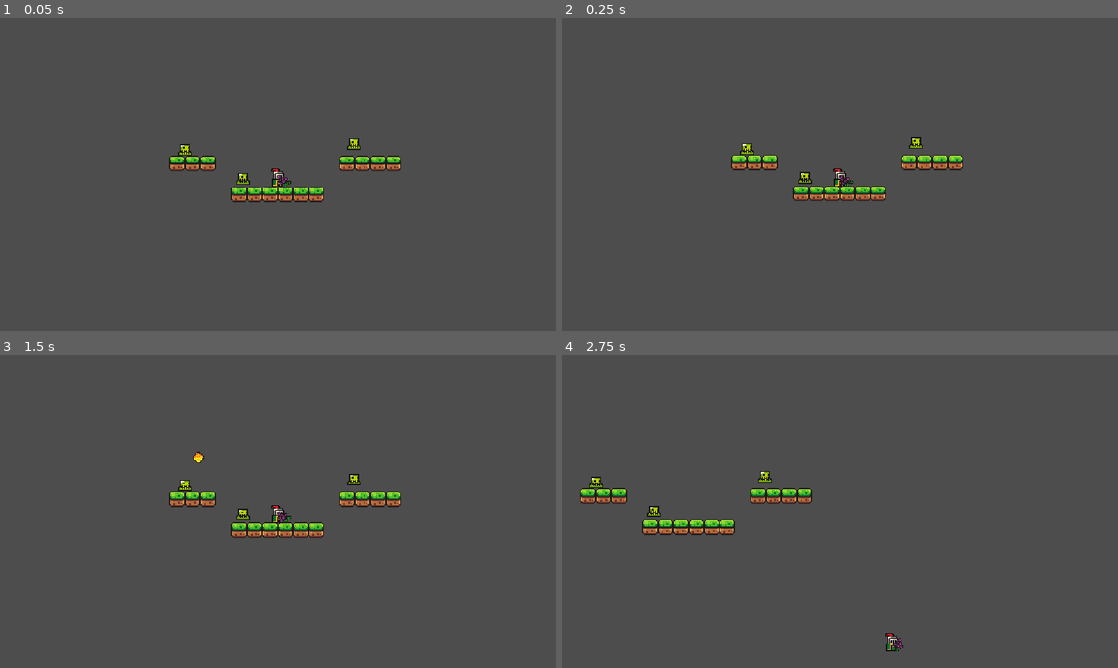
Above: before the commit, frames 1-4 (two rows, left to right).
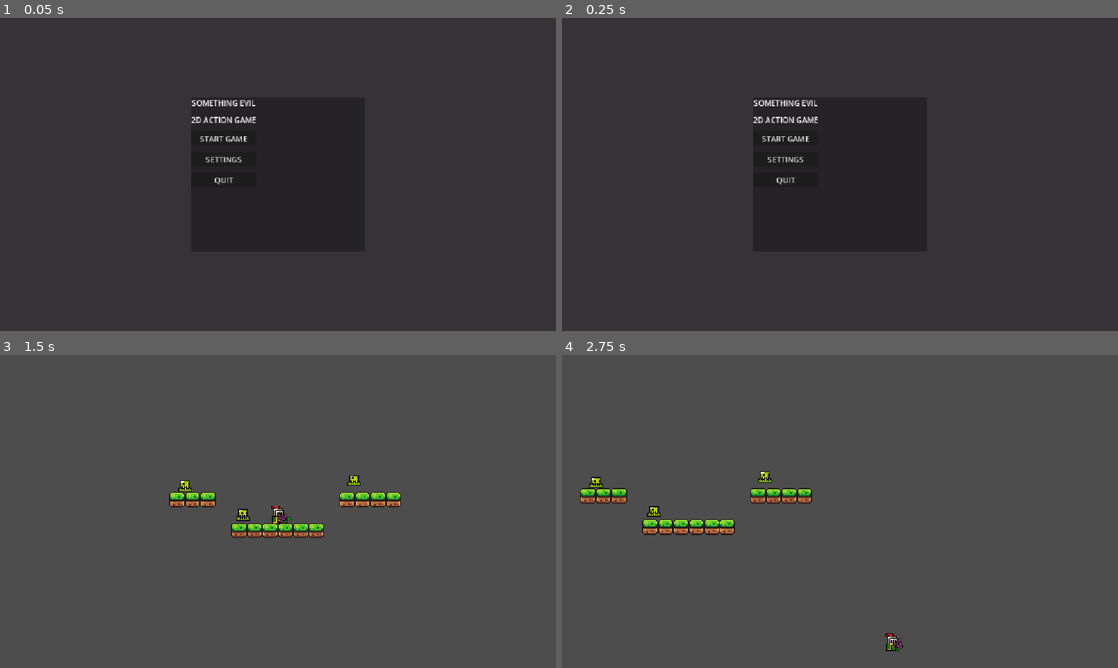
Above: after the commit, the same moments.

Repository: InferiorPosterior/project-something-evil
Game: Godot game, scene res://Scenes/main_menu.tscn
Two runs of this game, one before a commit and one after it. Both use one fixed random seed, a clock stepped at 60 frames per second and the inputs below. Before the commit the project starts from res://Scenes/game.tscn.
Inputs (mouse positions are in pixels of both pictures, inside the frame that each line leads up to):
- Up to frame 1 (0.05 s): no input
- Up to frame 2 (0.25 s): no input
- Up to frame 3 (1.5 s): click (222, 495) at 0.5 s, where only the run after the commit has a clickable "SETTINGS"; click (222, 477) at 1.25 s, where only the run after the commit has a clickable "START GAME"
- Up to frame 4 (2.75 s): move the mouse to (962, 495) at 2.02 s; hold Right (move_right) from 2.03 s (still down); click (962, 495) at 2.1 s; tap Space (jump) at 2.27 s

The runs differ from the first frame. In frame 1, 99% of the frame differs, in the area x 0-100%, y 0-100%; in frame 2, 99%; in frame 3, 1.0%; in frame 4, nothing differs.

Commit message:
success main menu

Diff:
--- /dev/null
+++ b/Scenes/main_menu.tscn
@@ -0,0 +1,61 @@
+[gd_scene format=3 uid="uid://brucys4yioeia"]
+
+[ext_resource type="Script" uid="uid://35yahkwj4c0j" path="res://Scripts/main_menu.gd" id="1_28flt"]
+
+[node name="MainMenu" type="Control" unique_id=346214997]
+layout_mode = 3
+anchors_preset = 15
+anchor_right = 1.0
+anchor_bottom = 1.0
+grow_horizontal = 2
+grow_vertical = 2
+script = ExtResource("1_28flt")
+
+[node name="Background" type="ColorRect" parent="." unique_id=876826875]
+layout_mode = 1
+anchors_preset = 15
+anchor_right = 1.0
+anchor_bottom = 1.0
+grow_horizontal = 2
+grow_vertical = 2
+color = Color(0.21082658, 0.19488497, 0.21082658, 1)
+
+[node name="CenterContainer" type="CenterContainer" parent="." unique_id=422646019]
+layout_mode = 1
+anchors_preset = 15
+anchor_right = 1.0
+anchor_bottom = 1.0
+grow_horizontal = 2
+grow_vertical = 2
+
+[node name="Panel" type="Panel" parent="CenterContainer" unique_id=1121363081]
+custom_minimum_size = Vector2(360, 320)
+layout_mode = 2
+
+[node name="VBoxContainer" type="VBoxContainer" parent="CenterContainer/Panel" unique_id=1243279654]
+layout_mode = 0
+offset_right = 40.0
+offset_bottom = 40.0
+theme_override_constants/separation = 12
+
+[node name="Title" type="Label" parent="CenterContainer/Panel/VBoxContainer" unique_id=1235139603]
+layout_mode = 2
+text = "SOMETHING EVIL"
+horizontal_alignment = 1
+
+[node name="Subtitle" type="Label" parent="CenterContainer/Panel/VBoxContainer" unique_id=833515081]
+layout_mode = 2
+text = "2D ACTION GAME"
+horizontal_alignment = 1
+
+[node name="StartButton" type="Button" parent="CenterContainer/Panel/VBoxContainer" unique_id=1236867126]
+layout_mode = 2
+text = "START GAME"
+
+[node name="SettingsButton" type="Button" parent="CenterContainer/Panel/VBoxContainer" unique_id=1295366362]
+layout_mode = 2
+text = "SETTINGS"
+
+[node name="QuitButton" type="Button" parent="CenterContainer/Panel/VBoxContainer" unique_id=682811531]
+layout_mode = 2
+text = "QUIT"
--- /dev/null
+++ b/Scripts/main_menu.gd
@@ -0,0 +1,27 @@
+
+extends Control
+
+# Runs when the main menu is ready.
+func _ready():
+	# Connects each button to its corresponding function.
+	$CenterContainer/Panel/VBoxContainer/StartButton.pressed.connect(_on_start_pressed)
+	$CenterContainer/Panel/VBoxContainer/SettingsButton.pressed.connect(_on_settings_pressed)
+	$CenterContainer/Panel/VBoxContainer/QuitButton.pressed.connect(_on_quit_pressed)
+
+
+# Runs when Start Game is clicked.
+func _on_start_pressed():
+	# Opens the existing game scene.
+	get_tree().change_scene_to_file("res://Scenes/game.tscn")
+
+
+# Runs when Settings is clicked.
+func _on_settings_pressed():
+	# Placeholder until we build the settings menu.
+	print("Settings button unavailable..for now!")
+
+
+# Runs when Quit is clicked.
+func _on_quit_pressed():
+	# Closes the game.
+	get_tree().quit()
--- a/project.godot
+++ b/project.godot
@@ -11,7 +11,7 @@
 [application]
 
 config/name="Project Something Evil"
-run/main_scene="uid://opptkxr1tbdm"
+run/main_scene="uid://brucys4yioeia"
 config/features=PackedStringArray("4.7", "Forward Plus")
 config/icon="res://icon.svg"
 
Not shown, added: Scripts/main_menu.gd.uid
